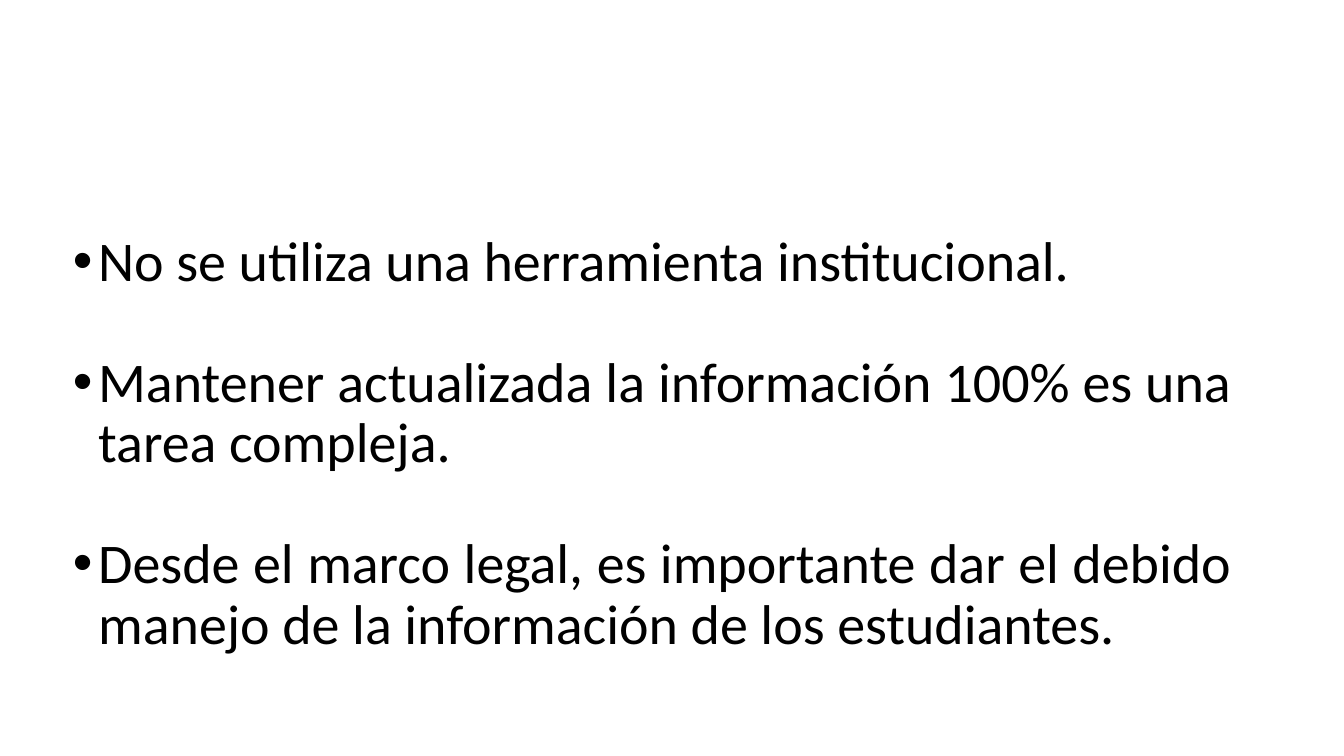
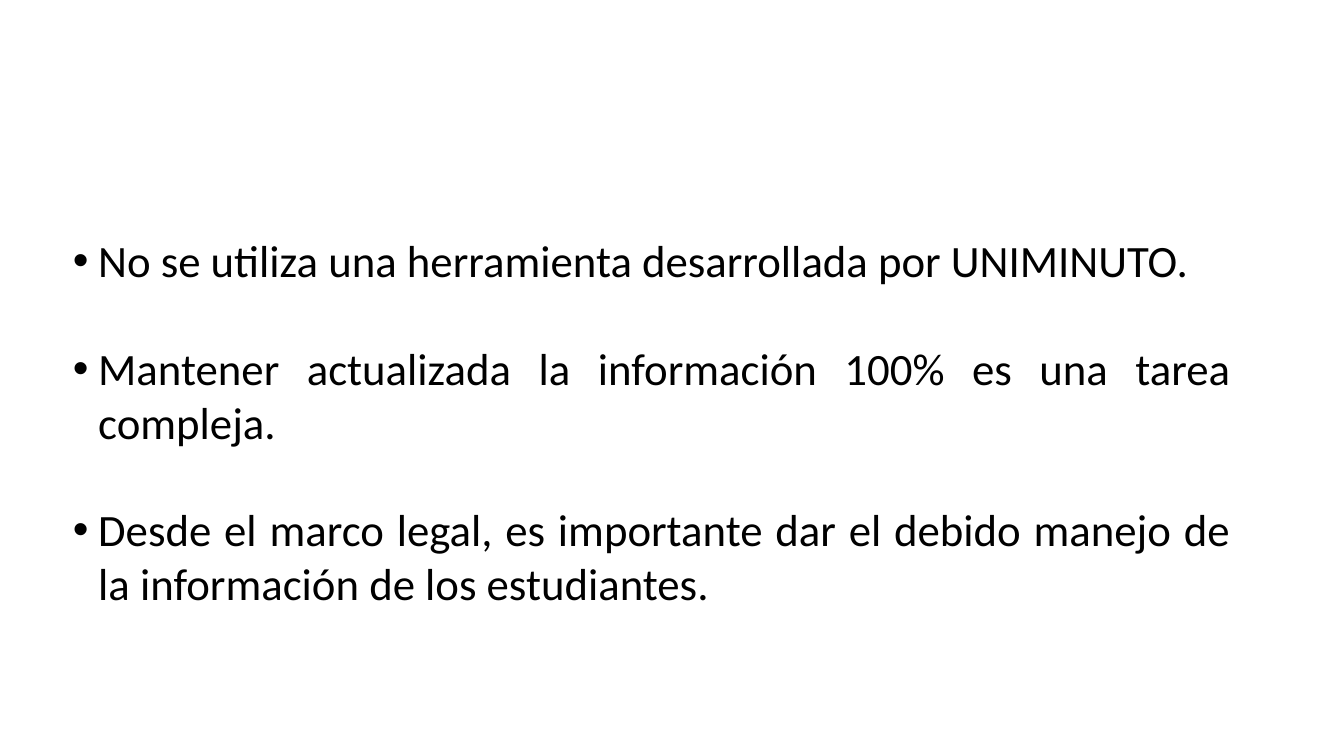
Before and after one commit to BrayanNovoa/uniminuto, a slide deck: slide 5 of expo/expo.pptx. Drawn at 1344x756 pixels with LibreOffice and Linux fonts; fonts in the diff are those of the drawing; background and template pictures are left out. Boxes give left, top, right and bottom in pixels: in the first picture for what was removed or moved away, otherwise in the second. Text is boxed around its words. In the diff, an @@ line names an element or a change of style, - is before the commit and + after.

```diff
--- a/expo/expo.pptx
+++ b/expo/expo.pptx
@@ text at [98,246,1188,285]: text changed; size 40 to 32 pt @@
-• No se utiliza una herramienta institucional.
+• No se utiliza una herramienta desarrollada por UNIMINUTO.
@@ text at [98,354,1230,601]: size 40 to 32 pt in "Mantener actualizada la información 100% es una ...", "Desde el marco legal, es importante dar ..."; line spacing 0.9 to 1 @@
```
Also in this commit, not shown: 18 other slides changed, 4 slides added, 11 slides removed, 3 other files.
